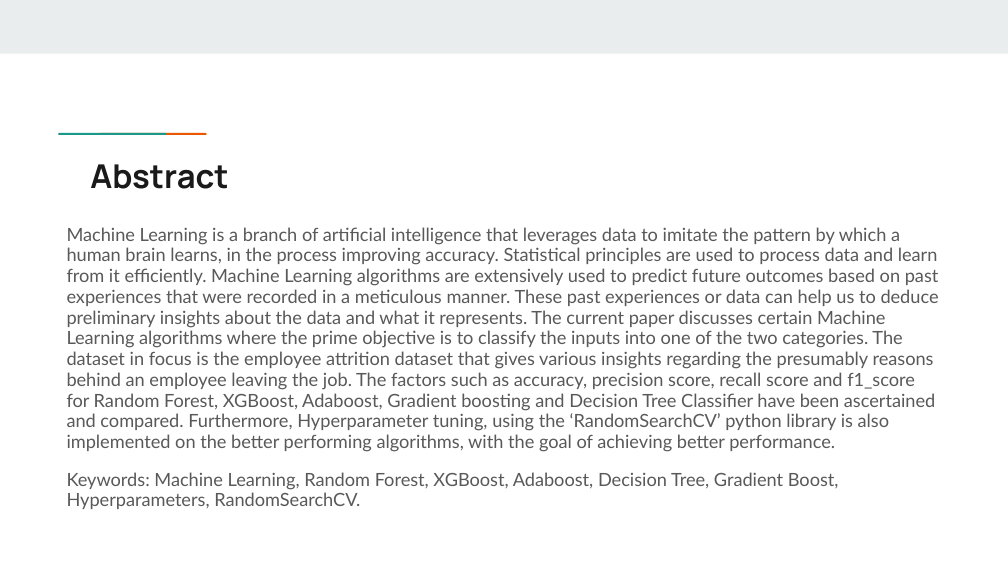
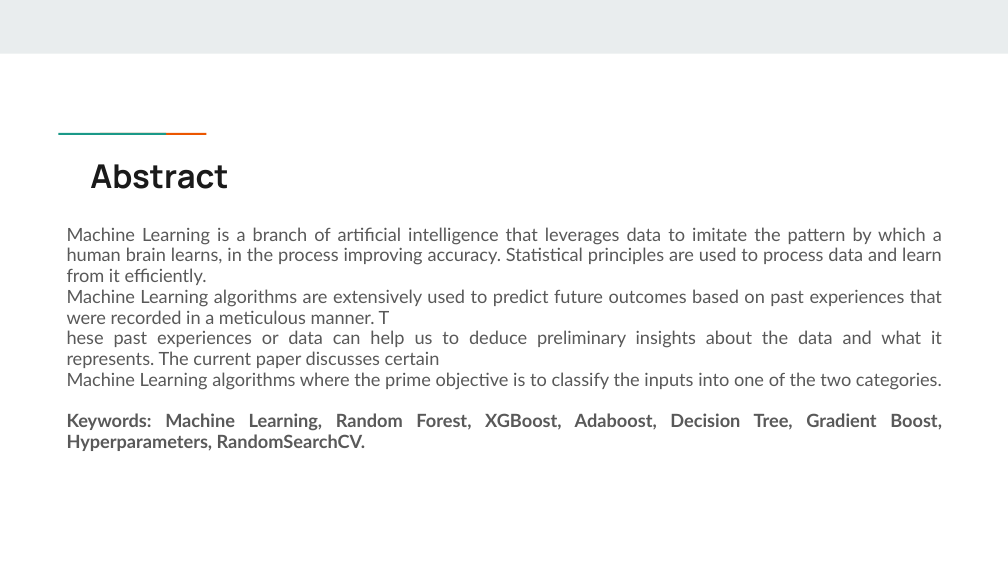
Before and after one commit to rajat-singh1999/MCA, a slide deck: slide 2 of references for set/code/review 1.pptx. Drawn at 1008x567 pixels with LibreOffice and Linux fonts; fonts in the diff are those of the drawing. Boxes give left, top, right and bottom in pixels: in the first picture for what was removed or moved away, otherwise in the second. Text is boxed around its words. In the diff, an @@ line names an element or a change of style, - is before the commit and + after.

```diff
--- a/references for set/code/review 1.pptx
+++ b/references for set/code/review 1.pptx
@@ text at box(67, 227, 942, 390): text changed @@
-Machine Learning is a branch of artificial intelligence that leverages data to imitate the pattern by which a human brain learns, in the process improving accuracy. Statistical principles are used to process data and learn from it efficiently. Machine Learning algorithms are extensively used to predict future outcomes based on past experiences that were recorded in a meticulous manner. These past experiences or data can help us to deduce preliminary insights about the data and what it represents. The current paper discusses certain Machine Learning algorithms where the prime objective is to classify the inputs into one of the two categories. The dataset in focus is the employee attrition dataset that gives various insights regarding the presumably reasons behind an employee leaving the job. The factors such as accuracy, precision score, recall score and f1_score for Random Forest, XGBoost, Adaboost, Gradient boosting and Decision Tree Classifier have been ascertained and compared. Furthermore, Hyperparameter tuning, using the ‘RandomSearchCV’ python library is also implemented on the better performing algorithms, with the goal of achieving better performance.
+Machine Learning is a branch of artificial intelligence that leverages data to imitate the pattern by which a human brain learns, in the process improving accuracy. Statistical principles are used to process data and learn from it efficiently.
+Machine Learning algorithms are extensively used to predict future outcomes based on past experiences that were recorded in a meticulous manner. T
+hese past experiences or data can help us to deduce preliminary insights about the data and what it represents. The current paper discusses certain
+Machine Learning algorithms where the prime objective is to classify the inputs into one of the two categories.
@@ text at box(67, 413, 942, 451): bold on in "Keywords: Machine Learning, Random Forest, XGBoost, Adaboost ..."; alignment left to justified; less space between paragraphs @@
```
Also in this commit, not shown: 6 other slides changed, 19 other files.
